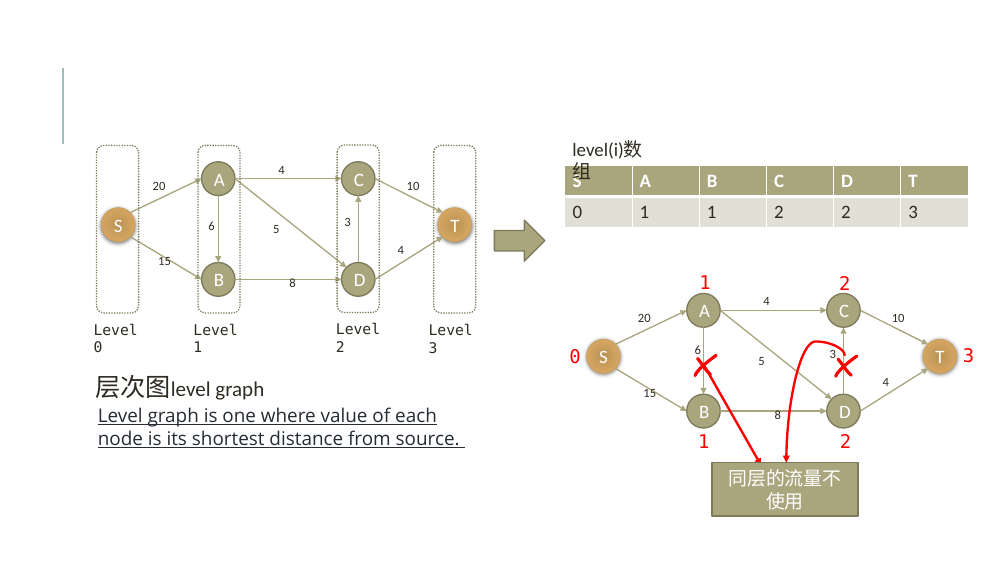
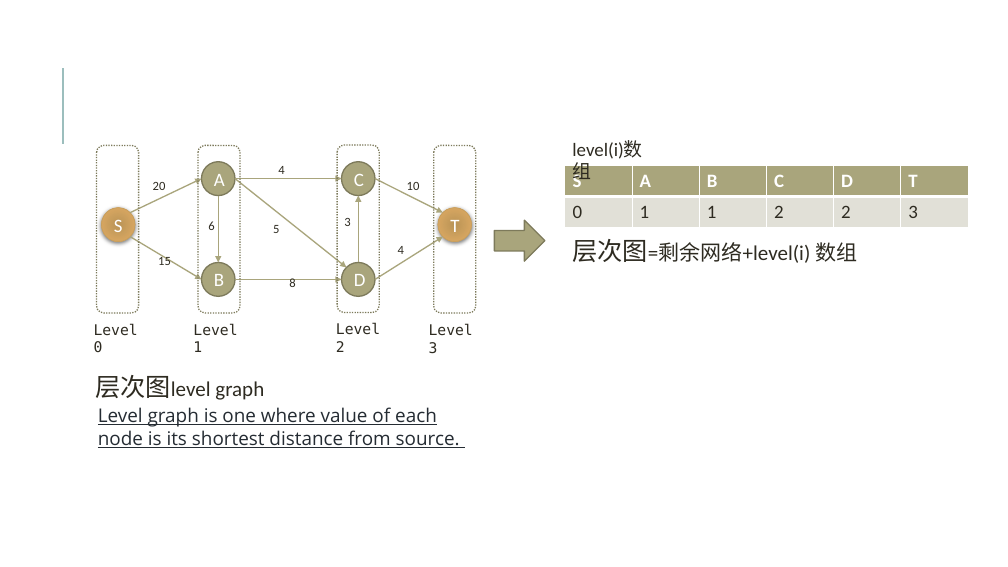
Before and after one commit to gzshawnliang/competitive-programming, a slide deck: slide 16 of doc/NetworkFlow/网络流.pptx. Drawn at 1008x567 pixels with LibreOffice and Linux fonts; fonts in the diff are those of the drawing; grey boxes stand for pictures. Boxes give left, top, right and bottom in pixels: in the first picture for what was removed or moved away, otherwise in the second. Text is boxed around its words. In the diff, an @@ line names an element or a change of style, - is before the commit and + after.

```diff
--- a/doc/NetworkFlow/网络流.pptx
+++ b/doc/NetworkFlow/网络流.pptx
@@ text added at bbox=[572, 239, 857, 263], 20 pt, text #2E2B21 @@
+层次图=剩余网络+level(i) 数组
@@ text removed at bbox=[699, 275, 710, 294] @@
-1
@@ text removed at bbox=[839, 276, 850, 295] @@
-2
@@ text removed at bbox=[569, 349, 580, 364] @@
-0
@@ group removed at bbox=[587, 293, 957, 428]: 9 arrows, 9 texts, 6 ellipses @@
-S
-A
-B
-D
-C
-T
-4
-20
-10
-15
-8
-5
-3
-4
-6
@@ freeform shape removed at bbox=[695, 355, 716, 376] @@
@@ curved arrow removed from (845, 356) to (786, 463) @@
@@ freeform shape removed at bbox=[836, 356, 857, 377] @@
@@ text removed at bbox=[963, 348, 974, 363] @@
-3
@@ arrow removed from (704, 365) to (761, 466) @@
@@ text removed at bbox=[698, 434, 709, 448] @@
-1
@@ text removed at bbox=[840, 434, 851, 448] @@
-2
@@ rectangle removed at bbox=[712, 463, 858, 516] @@
-同层的流量不使用
```
Also in this commit, not shown: 3 other slides changed, 1 slide added, 1 other file.
